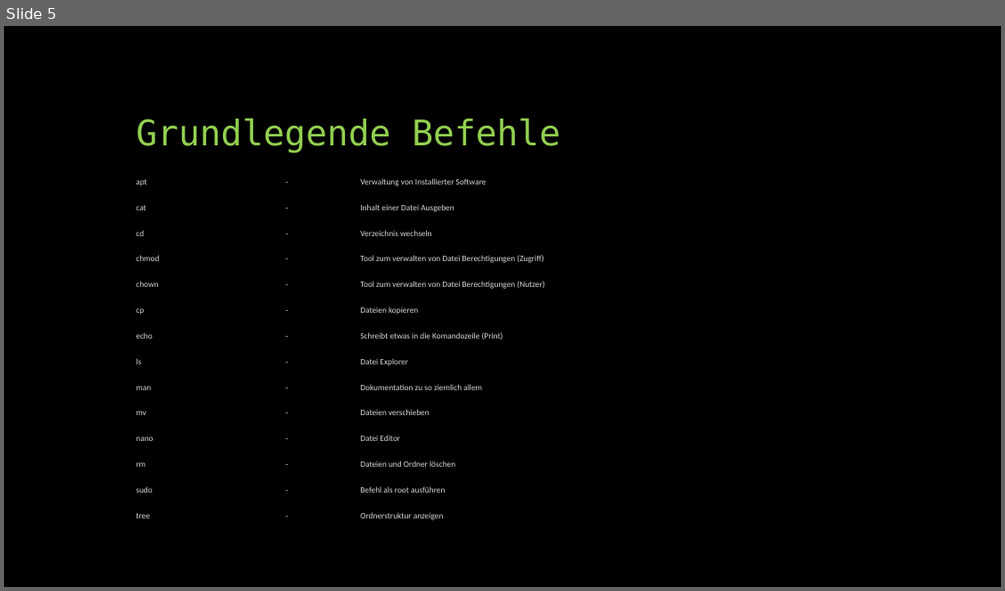
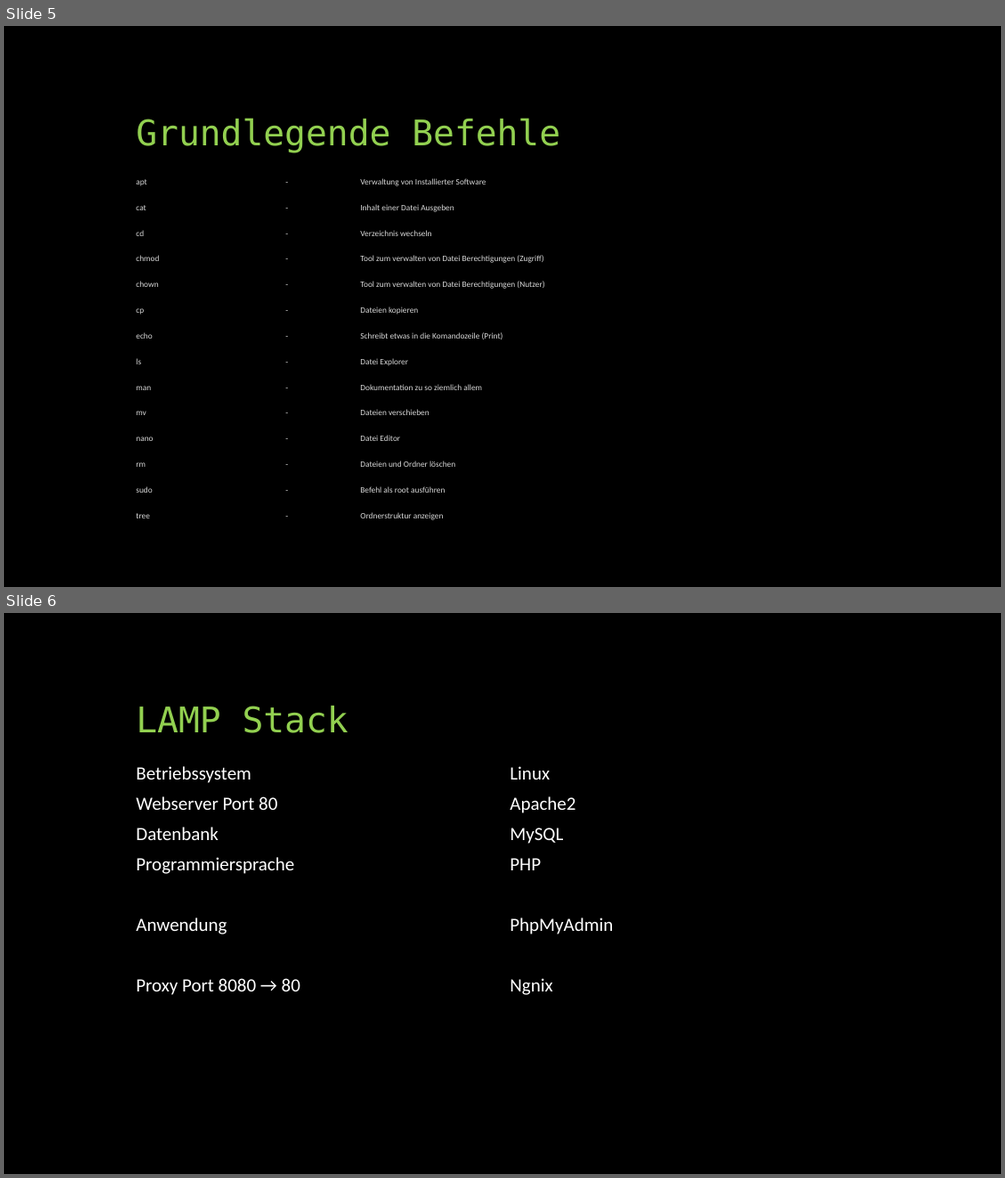
Before and after one commit to fwidder/Linux1x1, a slide deck: Linux 1x1.pptx. Shown one above the other, each under a label of ours: slide 5 before the commit, slides 5 and 6 after it. The pictures are 1005x591 and 1005x1178 pixels, drawn with LibreOffice and Linux fonts; fonts in the diff are those of the drawing. Boxes give left, top, right and bottom in pixels: in the first picture for what was removed or moved away, otherwise in the second. Text is boxed around its words. In the diff, an @@ line names an element or a change of style, - is before the commit and + after.

```diff
--- a/Linux 1x1.pptx
+++ b/Linux 1x1.pptx
@@ slide 6 added at bbox=[4, 613, 1001, 1174], background #000000 @@
@@ title added at bbox=[136, 706, 348, 733], 34 pt, text #92D050 @@
+LAMP Stack
@@ table added at bbox=[129, 758, 877, 998], 8 rows, 2 columns @@
+Betriebssystem | Linux
+Webserver Port 80 | Apache2
+Datenbank | MySQL
+Programmiersprache | PHP
+ | 
+Anwendung | PhpMyAdmin
+ | 
+Proxy Port 8080 → 80 | Ngnix
```
Also in this commit, not shown: 4 other slides added.
